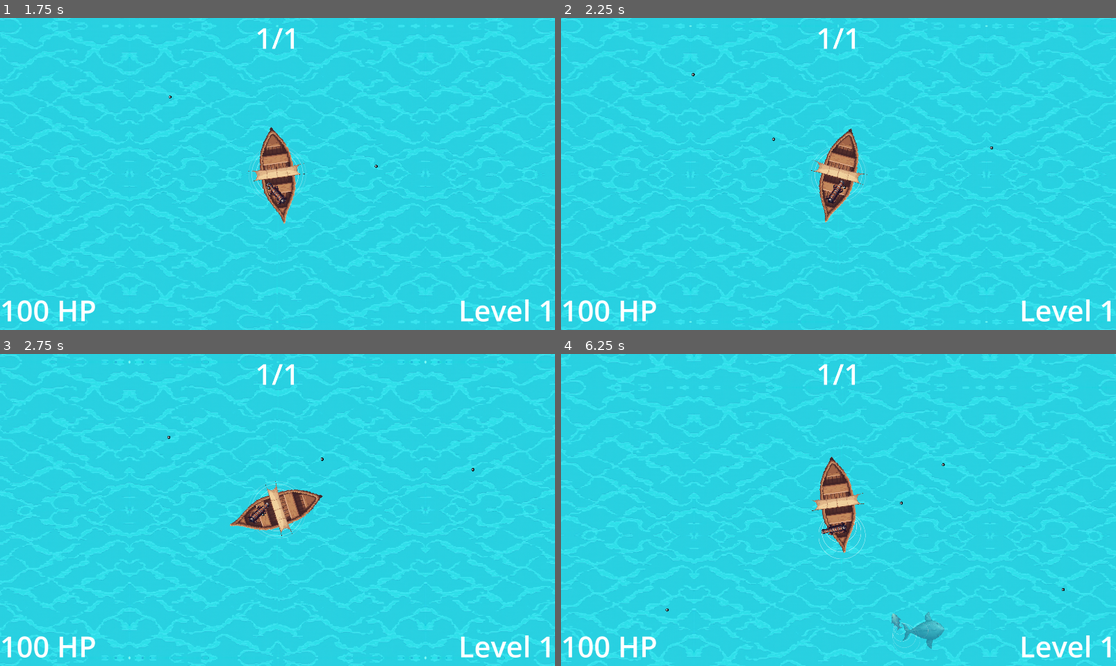
Above: before the commit, frames 1-4 (two rows, left to right).
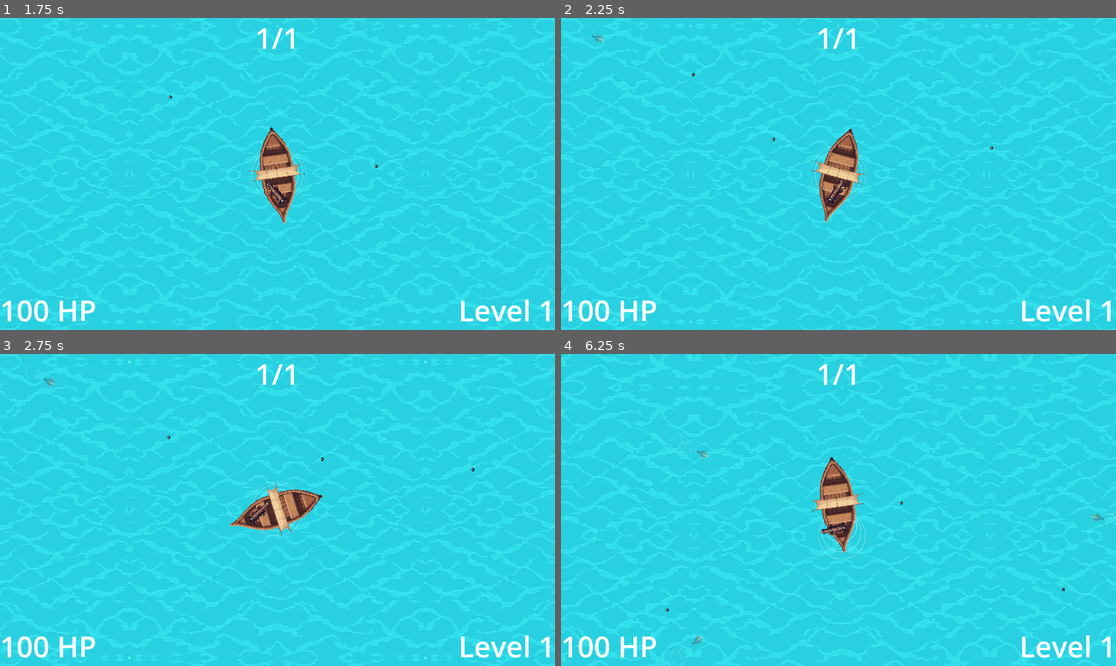
Above: after the commit, the same moments.

Repository: HephaistosForge/OceanDreamer
Game: Godot game, scene res://levels/main.tscn
Same seed, same stepped clock (60 frames per second), same inputs: the game is played once before the commit and once after it.
Inputs (mouse positions are in pixels of both pictures, inside the frame that each line leads up to):
- Up to frame 1 (1.75 s): move the mouse to (399, 158) at 0.52 s; hold D (turn_right) 0.53-1.25 s; hold Space (shoot) 0.53-1.25 s; click (399, 158) at 0.67 s; drag from (166, 189) to (216, 124) at 1.27 s
- Up to frame 2 (2.25 s): move the mouse to (894, 105) at 2.02 s; hold D (turn_right) from 2.03 s (still down); hold Space (shoot) from 2.03 s (still down)
- Up to frame 3 (2.75 s): keep holding D (turn_right); keep holding Space (shoot)
- Up to frame 4 (6.25 s): release D (turn_right) at 2.75 s; release Space (shoot) at 2.75 s; drag from (810, 572) to (727, 435) at 2.77 s; move the mouse to (1005, 556) at 3.52 s; hold A (turn_left) 3.53-4.25 s; hold Space (shoot) 3.53-4.25 s; drag from (672, 463) to (844, 534) at 4.27 s; move the mouse to (866, 510) at 5.02 s; hold S (backward) 5.03-5.75 s; hold Space (shoot) 5.03-5.75 s; click (866, 510) at 5.17 s; drag from (755, 432) to (838, 528) at 5.77 s

Frame 1 is identical in both runs. In frame 2, less than 0.1% of the frame differs, in the area x 3-8%, y 2-9%; in frame 3, less than 0.1%; in frame 4, 0.6%, in the area x 18-100%, y 24-100%.

Commit message:
fix apply of upgrades

Diff:
--- a/entities/enemies/spawner.gd
+++ b/entities/enemies/spawner.gd
@@ -1,8 +1,8 @@
 extends Node2D
 
-@export var spawn_delay: int = 3
+@export var spawn_delay: float = 0.6
 @export var monsters: Array[PackedScene] = []
-@export var distance: int = 1000
+@export var distance: int = 2000
 var allow_spawning = true
 
 func _ready():
--- a/entities/ship/ship.gd
+++ b/entities/ship/ship.gd
@@ -3,8 +3,11 @@
 @export var max_speed: int = 1000
 @export var speed_multiplier: int = 2000
 
+@onready var cannon = $Cannon
+
 
 func _ready():
+	get_tree().get_first_node_in_group("level_manager").to_next_level.connect(_on_next_level)
 	super()
 
 
@@ -34,5 +37,9 @@
 	move_and_slide()
 
 
-func _on_upgrade_selected(upgrade: Upgrade) -> void:
-	speed_multiplier = upgrade.as_fma("movement_speed").call(speed_multiplier)
+func _on_next_level(_level, upgrade: Upgrade) -> void:
+	speed_multiplier = upgrade.fma("movement_speed", speed_multiplier)
+	max_speed = upgrade.fma("max_speed", max_speed)
+	max_hp = upgrade.fma("hp", max_hp)
+	hp = max_hp
+	cannon.apply_upgrade(upgrade)
--- a/entities/weapons/cannon.gd
+++ b/entities/weapons/cannon.gd
@@ -5,6 +5,9 @@
 @export var rotation_speed: float = 10.0
 @export var shooting_delay: float = 0.5
 @export var acceleration: float = 300
+@export var damage: float = 10
+@export var knockback: float = 0
+@export var ball_size: float = 1
 
 var reload_timer: Timer = Timer.new()
 var can_shoot = true
@@ -13,6 +16,14 @@
 	add_child(reload_timer)
 	reload_timer.wait_time = shooting_delay
 	reload_timer.timeout.connect(func(): can_shoot = true)
+
+func apply_upgrade(upgrade: Upgrade):
+	acceleration = upgrade.fma("cannon_velocity", acceleration)
+	rotation_speed = upgrade.fma("cannon_rotation_speed", rotation_speed)
+	shooting_delay = upgrade.fma("cannon_shooting_delay", shooting_delay)
+	damage = upgrade.fma("cannon_ball_damage", damage)
+	knockback = upgrade.fma("cannon_ball_knockback", knockback)
+	ball_size = upgrade.fma("cannon_ball_size", ball_size)
 
 
 func _process(delta: float) -> void:
@@ -28,3 +39,4 @@
 		cannonball.acceleration_cutoff_distance = $SpawnAt.global_position.distance_to($AccelerateTo.global_position)
 		cannonball.acceleration = Vector2(cos(global_rotation), sin(global_rotation)) * acceleration
 		cannonball.is_enemy = false
+		cannonball.damage = damage
--- a/upgrades/upgrade.gd
+++ b/upgrades/upgrade.gd
@@ -25,5 +25,7 @@
 func has(key: String) -> bool:
 	return upgrade.has(key)
 
-func as_fma(suffix: String):
-	return func(val): val * of("factor_" + suffix) + of("delta_" + suffix)
+func fma(suffix: String, val: float):
+	if of("set_" + suffix) != null:
+		return of("set_" + suffix)
+	return val * of("factor_" + suffix) + of("delta_" + suffix)
--- a/upgrades/upgrades.json
+++ b/upgrades/upgrades.json
@@ -7,6 +7,8 @@
 			"icon": "res://assets/icons/default.svg",
 			"delta_hp": null,
 			"factor_hp": null,
+			"delta_ship_size": null,
+			"factor_ship_size": null,
 			"delta_movement_speed": null,
 			"factor_movement_speed": null,
 			"delta_max_speed": null,
@@ -17,6 +19,8 @@
 			"factor_cannon_rotation_speed": null,
 			"delta_cannon_shooting_delay": null,
 			"factor_cannon_shooting_delay": null,
+			"delta_cannon_size": null,
+			"factor_cannon_size": null,
 			"delta_cannon_velocity": null,
 			"factor_cannon_velocity": null,
 			"delta_cannon_ball_damage": null,
@@ -25,16 +29,17 @@
 			"factor_cannon_ball_knockback": null,
 			"delta_cannon_ball_size": null,
 			"factor_cannon_ball_size": null,
-			"delta_cannon_ball_count": null,
-			"homing": false,
-			"explosive": false,
-			"wiggle": false,
-			"mutate": false,
+			"delta_cannon_ball_burst_count": null,
+			"delta_cannon_ball_spray_count": null,
+			"homing": null,
+			"explosive": null,
+			"wiggle": null,
+			"mutate": null,
 			"bounce_count": null,
 			"pierce_count": null,
-			"cannon_can_rotate": true,
-			"ship_can_move": true,
-			"can_cloak": false,
+			"cannon_can_rotate": null,
+			"ship_can_move": null,
+			"can_cloak": null,
 			"shield_count": null,
 			"shield_hp": null,
 			"shield_duration": null,
@@ -43,14 +48,27 @@
 	],
 	"upgrades": [
 		{
-			"name": "cannonball_damage_factor_increase",
-			"description": "Triple cannonball damage.",
-			"delta_cannon_ball_damage": 3.0
+			"description": "More hard hitting cannon",
+			"factor_cannon_ball_damage": 1.3,
+			"factor_cannon_size": 1.1,
+			"factor_cannon_ball_size": 1.1,
+			"factor_cannon_velocity": 0.9,
+			"factor_cannon_turn_speed": 0.9,
 		},
 		{
-			"name": "ship_velocity_factor_increase",
-			"description": "Double ship movement speed.",
-			"delta_cannon_ball_damage": 2.0
-		}
+			"description": "Smaller, faster and sleeker ship",
+			"factor_movement_speed": 1.2,
+			"factor_rotation_speed": 1.2,
+			"factor_ship_size": 0.9,
+		},
+		{
+			"description": "Triple cannon burst",
+			"factor_cannon_ball_damage": 0.7,
+			"factor_cannon_size": 0.9,
+			"factor_cannon_ball_size": 0.7,
+			"factor_cannon_velocity": 1.1,
+			"factor_cannon_turn_speed": 1.1,
+			"delta_cannon_ball_burst_cound": 2,
+		},
 	]
 }
--- a/world/water.gd
+++ b/world/water.gd
@@ -7,6 +7,8 @@
 
 
 func _process(delta):
+	if not is_instance_valid(ship): return
+
 	for tile in tiles:
 		var tile_position = tile.global_position
 		var ship_position = ship.global_position
